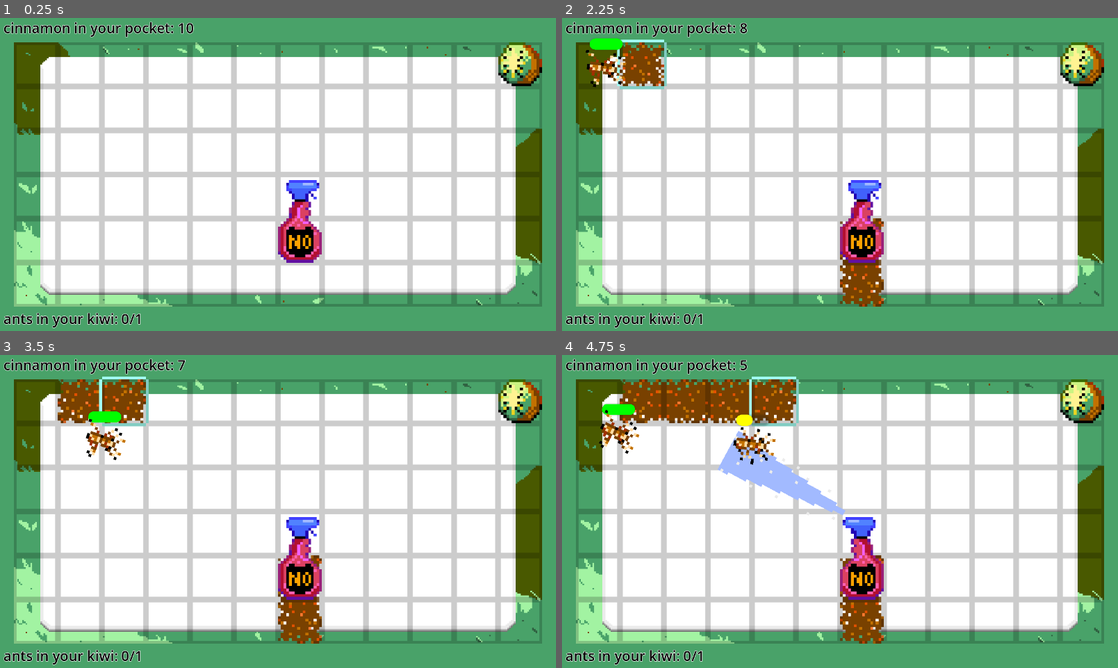
Above: before the commit, frames 1-4 (two rows, left to right).
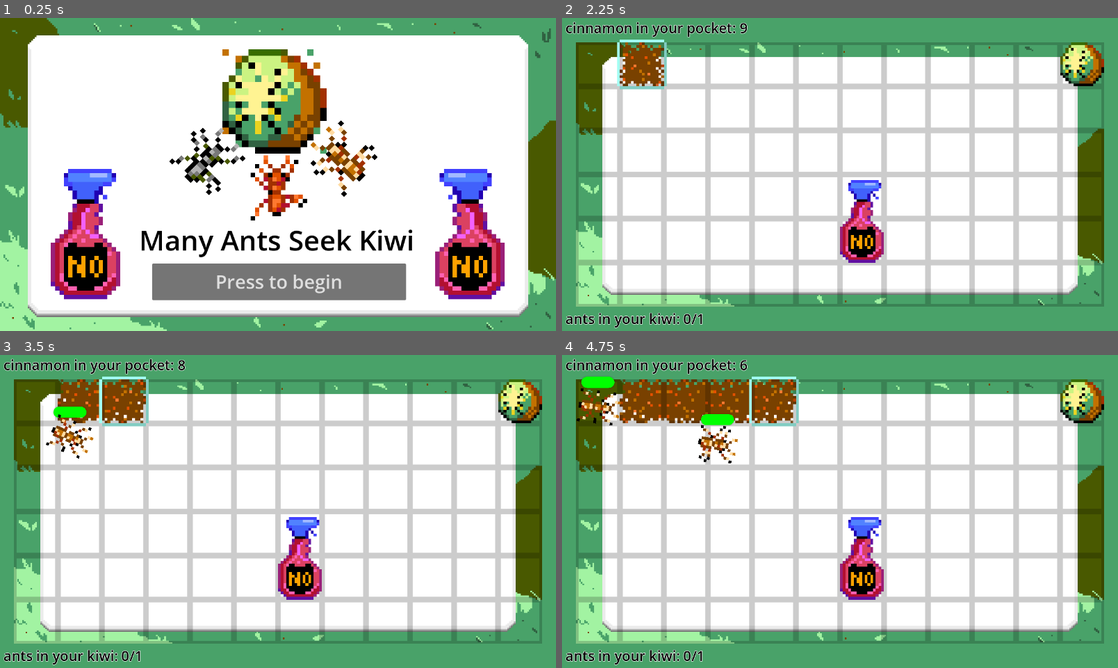
Above: after the commit, the same moments.

Repository: pmaitland/GGJ2026
Game: Godot game, scene res://scenes/spash.tscn
Same seed, same stepped clock (60 frames per second), same inputs: the game is played once before the commit and once after it. Before the commit the project starts from res://scenes/main.tscn.
Inputs (mouse positions are in pixels of both pictures, inside the frame that each line leads up to):
- Up to frame 1 (0.25 s): no input
- Up to frame 2 (2.25 s): click (840, 280) at 0.5 s, where only the run after the commit has a clickable "Press to begin"; tap Enter at 1.25 s; move the mouse to (595, 64) at 1.27 s; click (595, 64) at 1.42 s; tap Space at 2 s; move the mouse to (639, 64) at 2.02 s; click (639, 64) at 2.17 s
- Up to frame 3 (3.5 s): move the mouse to (122, 401) at 2.77 s; click (122, 401) at 2.92 s
- Up to frame 4 (4.75 s): move the mouse to (728, 401) at 3.52 s; click (728, 401) at 3.67 s; move the mouse to (773, 401) at 4.27 s; click (773, 401) at 4.42 s

The runs differ from the first frame. In frame 1, 55% of the frame differs, in the area x 0-100%, y 0-100%; in frame 2, 1.6%; in frame 3, 2.2%; in frame 4, 5.4%.

Commit message:
it actually works

Diff:
--- a/mask/project.godot
+++ b/mask/project.godot
@@ -11,8 +11,9 @@
 [application]
 
 config/name="Mask"
-run/main_scene="uid://b1h6x3saqvosb"
+run/main_scene="uid://bx03lf14bd1gk"
 config/features=PackedStringArray("4.6", "Forward Plus")
+boot_splash/use_filter=false
 config/icon="res://icon.svg"
 
 [autoload]
--- /dev/null
+++ b/mask/scenes/spash.tscn
@@ -0,0 +1,327 @@
+[gd_scene format=3 uid="uid://bx03lf14bd1gk"]
+
+[ext_resource type="Texture2D" uid="uid://8i2glqwrb5xd" path="res://sprites/background/background.png" id="1_3y6x7"]
+[ext_resource type="Texture2D" uid="uid://b1gbp2o8mbqn2" path="res://sprites/gold-ant.png" id="2_2copu"]
+[ext_resource type="Texture2D" uid="uid://dodmr3i37tutx" path="res://sprites/kiwi/kiwi-Sheet.png" id="2_cjd3x"]
+[ext_resource type="Texture2D" uid="uid://c58r75l0xeqvd" path="res://sprites/grey-ant.png" id="3_tbixr"]
+[ext_resource type="Texture2D" uid="uid://cb6y1f2ti3a66" path="res://sprites/basic_ant.png" id="3_vmkcn"]
+[ext_resource type="Texture2D" uid="uid://cw18i72lb2woh" path="res://sprites/spray/spray-left-Sheet.png" id="6_2hp5i"]
+[ext_resource type="Script" uid="uid://cyic0om3wtr2x" path="res://scenes/start_button.gd" id="6_dq5pw"]
+[ext_resource type="Texture2D" uid="uid://kwbeqyvbny47" path="res://sprites/spray/spray-right-Sheet.png" id="6_tbixr"]
+[ext_resource type="LabelSettings" uid="uid://d14kek36rweow" path="res://title_label.tres" id="7_2copu"]
+
+[sub_resource type="AtlasTexture" id="AtlasTexture_vdc81"]
+atlas = ExtResource("2_2copu")
+region = Rect2(0, 0, 16, 16)
+
+[sub_resource type="AtlasTexture" id="AtlasTexture_ayxsc"]
+atlas = ExtResource("2_2copu")
+region = Rect2(16, 0, 16, 16)
+
+[sub_resource type="AtlasTexture" id="AtlasTexture_1d22k"]
+atlas = ExtResource("2_2copu")
+region = Rect2(32, 0, 16, 16)
+
+[sub_resource type="AtlasTexture" id="AtlasTexture_yljtu"]
+atlas = ExtResource("2_2copu")
+region = Rect2(48, 0, 16, 16)
+
+[sub_resource type="AtlasTexture" id="AtlasTexture_lqmkf"]
+atlas = ExtResource("3_tbixr")
+region = Rect2(0, 0, 16, 16)
+
+[sub_resource type="AtlasTexture" id="AtlasTexture_bu06o"]
+atlas = ExtResource("3_tbixr")
+region = Rect2(16, 0, 16, 16)
+
+[sub_resource type="AtlasTexture" id="AtlasTexture_ljbwe"]
+atlas = ExtResource("3_tbixr")
+region = Rect2(32, 0, 16, 16)
+
+[sub_resource type="AtlasTexture" id="AtlasTexture_i3wob"]
+atlas = ExtResource("3_tbixr")
+region = Rect2(48, 0, 16, 16)
+
+[sub_resource type="AtlasTexture" id="AtlasTexture_7wmip"]
+atlas = ExtResource("2_cjd3x")
+region = Rect2(16, 0, 16, 16)
+
+[sub_resource type="AtlasTexture" id="AtlasTexture_2copu"]
+atlas = ExtResource("2_cjd3x")
+region = Rect2(32, 0, 16, 16)
+
+[sub_resource type="AtlasTexture" id="AtlasTexture_tbixr"]
+atlas = ExtResource("2_cjd3x")
+region = Rect2(48, 0, 16, 16)
+
+[sub_resource type="AtlasTexture" id="AtlasTexture_dq5pw"]
+atlas = ExtResource("2_cjd3x")
+region = Rect2(64, 0, 16, 16)
+
+[sub_resource type="AtlasTexture" id="AtlasTexture_2hp5i"]
+atlas = ExtResource("3_vmkcn")
+region = Rect2(0, 0, 16, 16)
+
+[sub_resource type="AtlasTexture" id="AtlasTexture_rqj50"]
+atlas = ExtResource("3_vmkcn")
+region = Rect2(16, 0, 16, 16)
+
+[sub_resource type="AtlasTexture" id="AtlasTexture_6wljj"]
+atlas = ExtResource("3_vmkcn")
+region = Rect2(32, 0, 16, 16)
+
+[sub_resource type="AtlasTexture" id="AtlasTexture_f62d2"]
+atlas = ExtResource("3_vmkcn")
+region = Rect2(48, 0, 16, 16)
+
+[sub_resource type="AtlasTexture" id="AtlasTexture_0egcf"]
+atlas = ExtResource("6_2hp5i")
+region = Rect2(0, 0, 16, 32)
+
+[sub_resource type="AtlasTexture" id="AtlasTexture_q4q7q"]
+atlas = ExtResource("6_2hp5i")
+region = Rect2(16, 0, 16, 32)
+
+[sub_resource type="AtlasTexture" id="AtlasTexture_lan1q"]
+atlas = ExtResource("6_2hp5i")
+region = Rect2(32, 0, 16, 32)
+
+[sub_resource type="AtlasTexture" id="AtlasTexture_8k2r5"]
+atlas = ExtResource("6_2hp5i")
+region = Rect2(48, 0, 16, 32)
+
+[sub_resource type="AtlasTexture" id="AtlasTexture_ow6uq"]
+atlas = ExtResource("6_2hp5i")
+region = Rect2(64, 0, 16, 32)
+
+[sub_resource type="AtlasTexture" id="AtlasTexture_6m0uj"]
+atlas = ExtResource("6_2hp5i")
+region = Rect2(80, 0, 16, 32)
+
+[sub_resource type="AtlasTexture" id="AtlasTexture_v6cl0"]
+atlas = ExtResource("6_tbixr")
+region = Rect2(0, 0, 16, 32)
+
+[sub_resource type="AtlasTexture" id="AtlasTexture_i6ggv"]
+atlas = ExtResource("6_tbixr")
+region = Rect2(16, 0, 16, 32)
+
+[sub_resource type="AtlasTexture" id="AtlasTexture_lsumk"]
+atlas = ExtResource("6_tbixr")
+region = Rect2(32, 0, 16, 32)
+
+[sub_resource type="AtlasTexture" id="AtlasTexture_627px"]
+atlas = ExtResource("6_tbixr")
+region = Rect2(48, 0, 16, 32)
+
+[sub_resource type="AtlasTexture" id="AtlasTexture_qw7qd"]
+atlas = ExtResource("6_tbixr")
+region = Rect2(64, 0, 16, 32)
+
+[sub_resource type="AtlasTexture" id="AtlasTexture_lbjhu"]
+atlas = ExtResource("6_tbixr")
+region = Rect2(80, 0, 16, 32)
+
+[sub_resource type="SpriteFrames" id="SpriteFrames_vdc81"]
+animations = [{
+"frames": [{
+"duration": 1.0,
+"texture": SubResource("AtlasTexture_vdc81")
+}, {
+"duration": 1.0,
+"texture": SubResource("AtlasTexture_ayxsc")
+}, {
+"duration": 1.0,
+"texture": SubResource("AtlasTexture_1d22k")
+}, {
+"duration": 1.0,
+"texture": SubResource("AtlasTexture_yljtu")
+}],
+"loop": true,
+"name": &"gold",
+"speed": 5.0
+}, {
+"frames": [{
+"duration": 1.0,
+"texture": SubResource("AtlasTexture_lqmkf")
+}, {
+"duration": 1.0,
+"texture": SubResource("AtlasTexture_bu06o")
+}, {
+"duration": 1.0,
+"texture": SubResource("AtlasTexture_ljbwe")
+}, {
+"duration": 1.0,
+"texture": SubResource("AtlasTexture_i3wob")
+}],
+"loop": true,
+"name": &"grey",
+"speed": 5.0
+}, {
+"frames": [{
+"duration": 1.0,
+"texture": SubResource("AtlasTexture_7wmip")
+}, {
+"duration": 1.0,
+"texture": SubResource("AtlasTexture_2copu")
+}, {
+"duration": 1.0,
+"texture": SubResource("AtlasTexture_tbixr")
+}, {
+"duration": 1.0,
+"texture": SubResource("AtlasTexture_dq5pw")
+}],
+"loop": true,
+"name": &"kiwi",
+"speed": 5.0
+}, {
+"frames": [{
+"duration": 1.0,
+"texture": SubResource("AtlasTexture_2hp5i")
+}, {
+"duration": 1.0,
+"texture": SubResource("AtlasTexture_rqj50")
+}, {
+"duration": 1.0,
+"texture": SubResource("AtlasTexture_6wljj")
+}, {
+"duration": 1.0,
+"texture": SubResource("AtlasTexture_f62d2")
+}],
+"loop": true,
+"name": &"red",
+"speed": 5.0
+}, {
+"frames": [{
+"duration": 1.0,
+"texture": SubResource("AtlasTexture_0egcf")
+}, {
+"duration": 1.0,
+"texture": SubResource("AtlasTexture_q4q7q")
+}, {
+"duration": 1.0,
+"texture": SubResource("AtlasTexture_lan1q")
+}, {
+"duration": 1.0,
+"texture": SubResource("AtlasTexture_8k2r5")
+}, {
+"duration": 1.0,
+"texture": SubResource("AtlasTexture_ow6uq")
+}, {
+"duration": 1.0,
+"texture": SubResource("AtlasTexture_6m0uj")
+}],
+"loop": true,
+"name": &"spray_l",
+"speed": 5.0
+}, {
+"frames": [{
+"duration": 1.0,
+"texture": SubResource("AtlasTexture_v6cl0")
+}, {
+"duration": 1.0,
+"texture": SubResource("AtlasTexture_i6ggv")
+}, {
+"duration": 1.0,
+"texture": SubResource("AtlasTexture_lsumk")
+}, {
+"duration": 1.0,
+"texture": SubResource("AtlasTexture_627px")
+}, {
+"duration": 1.0,
+"texture": SubResource("AtlasTexture_qw7qd")
+}, {
+"duration": 1.0,
+"texture": SubResource("AtlasTexture_lbjhu")
+}],
+"loop": true,
+"name": &"spray_r",
+"speed": 5.0
+}]
+
+[node name="Spash" type="Node2D" unique_id=336891677]
+
+[node name="TextureRect" type="TextureRect" parent="." unique_id=496149750]
+offset_right = 1281.0
+offset_bottom = 720.0
+texture = ExtResource("1_3y6x7")
+stretch_mode = 4
+
+[node name="CenterContainer" type="CenterContainer" parent="." unique_id=1544253928]
+anchors_preset = 8
+anchor_left = 0.5
+anchor_top = 0.5
+anchor_right = 0.5
+anchor_bottom = 0.5
+grow_horizontal = 2
+grow_vertical = 2
+metadata/_edit_use_anchors_ = true
+
+[node name="Node2D" type="Node2D" parent="CenterContainer" unique_id=74768965]
+position = Vector2(636, 298)
+
+[node name="kiwi sprite" type="AnimatedSprite2D" parent="CenterContainer/Node2D" unique_id=647132832]
+position = Vector2(-4, -106)
+scale = Vector2(15, 15)
+sprite_frames = SubResource("SpriteFrames_vdc81")
+animation = &"kiwi"
+autoplay = "kiwi"
+frame_progress = 0.7718632
+
+[node name="ant sprite3" type="AnimatedSprite2D" parent="CenterContainer/Node2D" unique_id=753846986]
+position = Vector2(149, 22)
+rotation = -0.7853982
+scale = Vector2(10, 10)
+sprite_frames = SubResource("SpriteFrames_vdc81")
+animation = &"gold"
+autoplay = "gold"
+frame_progress = 0.099235766
+
+[node name="ant sprite2" type="AnimatedSprite2D" parent="CenterContainer/Node2D" unique_id=1583139967]
+position = Vector2(-154.99998, 25.000004)
+rotation = 0.7853982
+scale = Vector2(10, 10)
+sprite_frames = SubResource("SpriteFrames_vdc81")
+animation = &"grey"
+autoplay = "grey"
+frame_progress = 0.29687655
+
+[node name="ant sprite" type="AnimatedSprite2D" parent="CenterContainer/Node2D" unique_id=1612484699]
+position = Vector2(0.99997705, 88)
+scale = Vector2(10, 10)
+sprite_frames = SubResource("SpriteFrames_vdc81")
+animation = &"red"
+autoplay = "red"
+frame_progress = 0.78945875
+
+[node name="spray" type="AnimatedSprite2D" parent="CenterContainer/Node2D" unique_id=1704314278]
+position = Vector2(-439.00003, 188.99998)
+scale = Vector2(10, 10)
+sprite_frames = SubResource("SpriteFrames_vdc81")
+animation = &"spray_r"
+autoplay = "spray_r"
+
+[node name="spray2" type="AnimatedSprite2D" parent="CenterContainer/Node2D" unique_id=547371739]
+position = Vector2(445.9999, 188.99998)
+scale = Vector2(10, 10)
+sprite_frames = SubResource("SpriteFrames_vdc81")
+animation = &"spray_l"
+autoplay = "spray_l"
+
+[node name="Button" type="Button" parent="." unique_id=905043624]
+offset_left = 350.0
+offset_top = 565.0
+offset_right = 935.0
+offset_bottom = 649.0
+theme_override_font_sizes/font_size = 43
+text = "Press to begin"
+script = ExtResource("6_dq5pw")
+
+[node name="CinnamonCount" type="Label" parent="." unique_id=520927820]
+offset_left = 273.0
+offset_top = 466.0
+offset_right = 1001.0
+offset_bottom = 554.0
+text = "Many Ants Seek Kiwi"
+label_settings = ExtResource("7_2copu")
+horizontal_alignment = 1
--- /dev/null
+++ b/mask/scenes/start_button.gd
@@ -0,0 +1,11 @@
+extends Button
+
+
+# Called when the node enters the scene tree for the first time.
+func _ready() -> void:
+	self.pressed.connect(_button_pressed)
+
+
+func _button_pressed():
+	print("Loading game...!")
+	get_tree().change_scene_to_file("res://scenes/main.tscn")
--- /dev/null
+++ b/mask/title_label.tres
@@ -0,0 +1,6 @@
+[gd_resource type="LabelSettings" format=3 uid="uid://d14kek36rweow"]
+
+[resource]
+font_size = 64
+font_color = Color(0, 0, 0, 1)
+outline_size = 4
Not shown, added: mask/scenes/start_button.gd.uid
